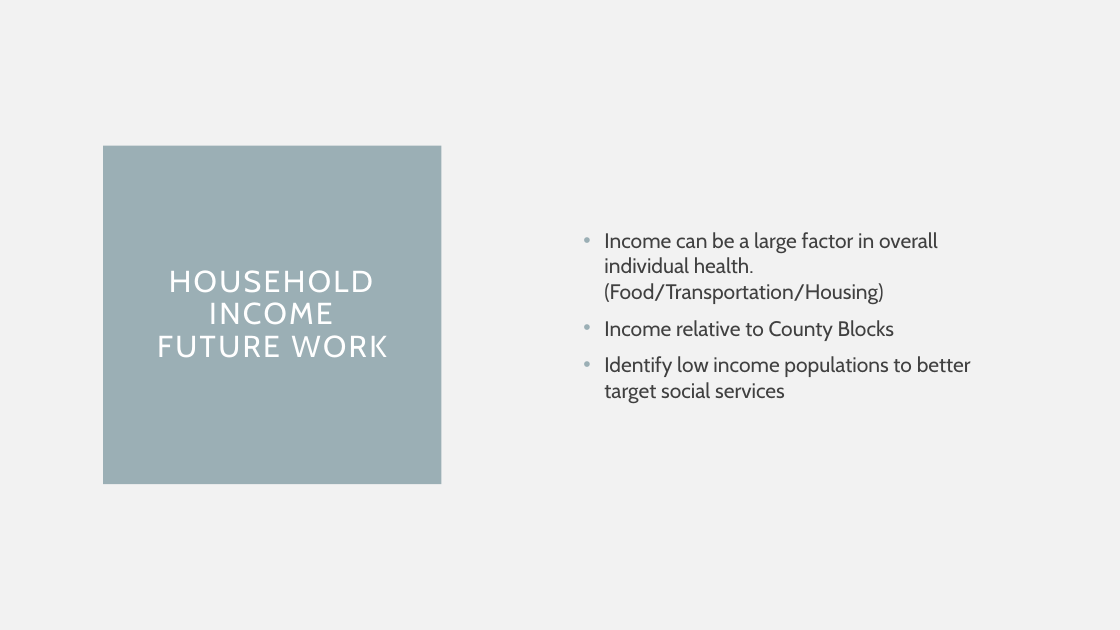
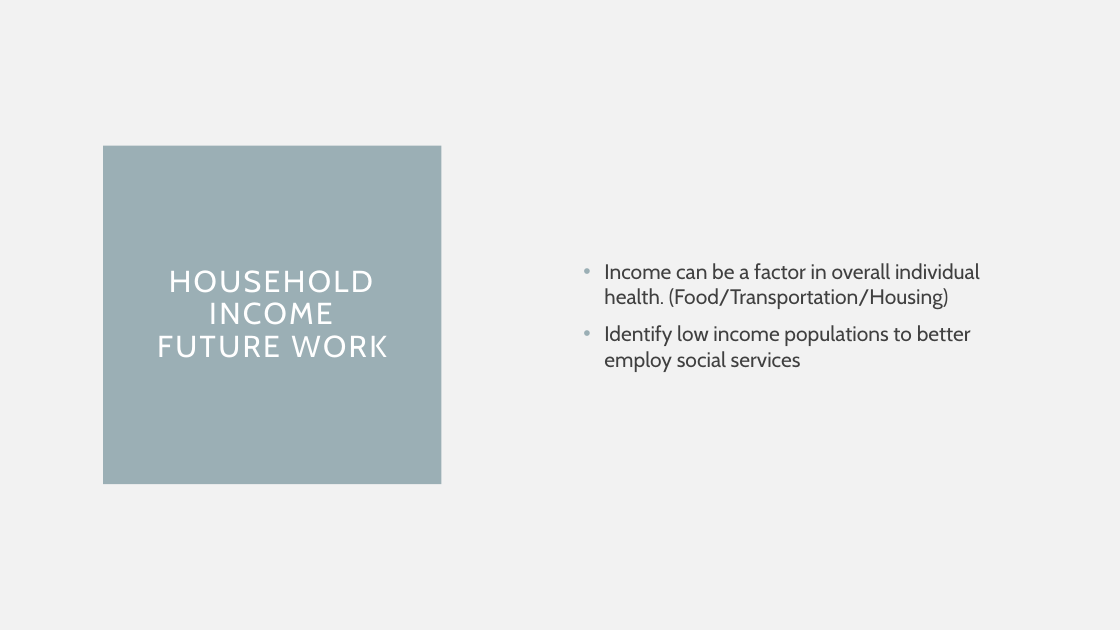
Before and after one commit to kurtisbu/Mesa-County-Data, a slide deck: slide 12 of Intrerview Presentation.pptx. Drawn at 1120x630 pixels with LibreOffice and Linux fonts; fonts in the diff are those of the drawing. Boxes give left, top, right and bottom in pixels: in the first picture for what was removed or moved away, otherwise in the second. Text is boxed around its words. In the diff, an @@ line names an element or a change of style, - is before the commit and + after.

```diff
--- a/Intrerview Presentation.pptx
+++ b/Intrerview Presentation.pptx
@@ text at box(604, 263, 980, 372): text changed @@
-• Income can be a large factor in overall individual health. (Food/Transportation/Housing)
-• Income relative to County Blocks
-• Identify low income populations to better target social services
+• Income can be a factor in overall individual health. (Food/Transportation/Housing)
+• Identify low income populations to better employ social services
```
Also in this commit, not shown: 9 other slides changed, 2 other files.
